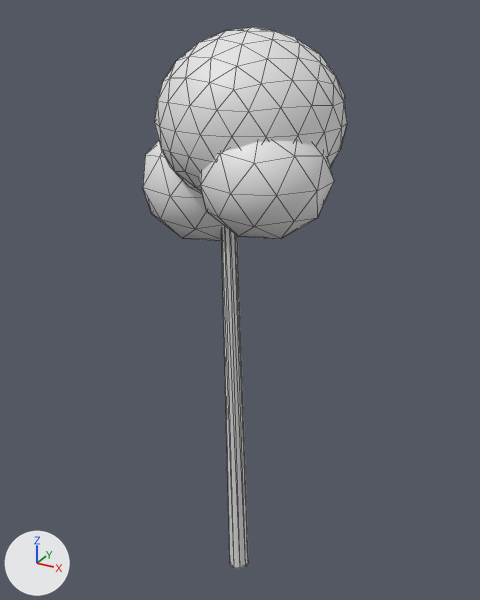
An edit to the glTF model assets/models/tree_birch.glb, drawn before and after from the same camera.
Both versions are drawn from a camera (50 mm lens) standing at (5.09, -9.04, 10.56) and looking at (-0.08, 0.36, 5.86). Arrows for +X, +Y and +Z are at lower left; the lights stay in place. The picture after the commit comes second. Mesh edges are drawn as thin lines. Vertices at exactly the same position are counted once.

Objects in the first picture: 'leaves', 'wood'.
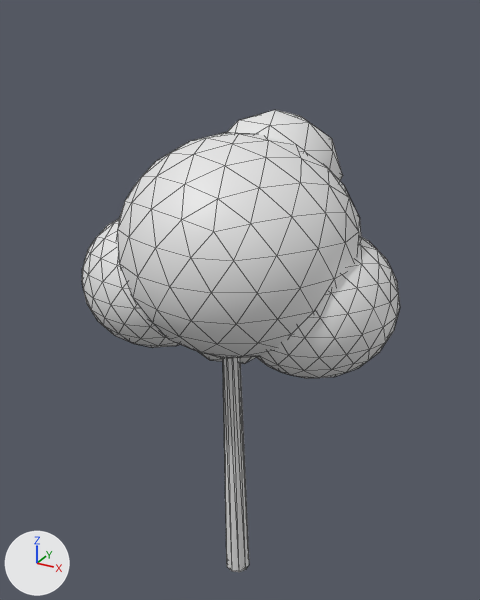
Where the change shows, as pixel boxes (x1, y1, x2, y2) in the pictures (480 x 600 px; the box of a moved part takes in the faces that stretch with it):
'leaves', reshaped (56% wider, 25% taller): before (143, 27, 347, 241); after (82, 110, 400, 378)
'wood', reshaped: before (221, 226, 248, 569); after (223, 358, 249, 572)
part 1 of me_leaves, added: after (116, 132, 362, 358)
part 2 of me_leaves, added: after (257, 237, 400, 378)
part 3 of me_leaves, added: after (82, 219, 180, 347)
part 4 of me_leaves, moved or reshaped: before (143, 141, 224, 241); after (228, 110, 343, 180)
part 5 of me_leaves, added (mostly hidden): after (197, 351, 256, 363)
part 6 of me_leaves, deleted: before (154, 27, 347, 194)
part 7 of me_leaves, deleted: before (199, 141, 334, 239)

What the commit changed:
me_leaves is used by ob_leaves; location (0.0, 0.0, 0.0).
me_leaves had 246 vertices, 480 faces and spanned x -1.79..1.75, y -1.5..1.55, z 6.87..10.31.
me_leaves now has 570 vertices, 1120 faces and spans x -2.5..2.7, y -2.0..2.2, z 4.56..9.04.
me_leaves part 1: a new loose piece, an icosphere of 320 faces spanning x -1.9..2.1, y -2.0..2.0, z 5.21..8.81.
me_leaves part 2: a new loose piece, an icosphere of 320 faces spanning x -0.1..2.7, y -1.05..1.75, z 4.9..7.42.
me_leaves part 3: a new loose piece, an icosphere of 320 faces spanning x -2.5..0.1, y -1.75..0.85, z 5.19..7.53.
me_leaves part 4: the loose piece of 42 vertices spanning x -1.79..0.39, y -0.75..1.55, z 6.87..8.94 is moved by (0.9, 0.65, 0.1).
me_leaves part 5: a new loose piece, an icosphere of 80 faces spanning x -1.35..0.65, y -0.5..1.6, z 4.56..6.45.
me_leaves part 6: the loose piece of 162 vertices spanning x -1.2..1.7, y -1.35..1.55, z 7.7..10.31 is deleted.
me_leaves part 7: the loose piece of 42 vertices spanning x -0.15..1.75, y -1.5..0.5, z 7.4..9.2 is deleted.
me_wood is used by ob_wood; location (0.0, 0.0, 0.0).
me_wood had 44 vertices, 76 faces and spanned x -0.72..0.83, y -0.53..0.43, z 0.0..8.33.
me_wood now has 68 vertices, 116 faces and spans x -1.23..1.32, y -0.49..1.09, z 0.0..8.02.
me_wood part 8: the loose piece of 20 vertices spanning x -0.19..0.19, y -0.3..0.37, z 0.0..8.01 is rebuilt with 20 vertices and now spans x -0.23..0.23, y -0.27..0.36, z 0.0..5.61.
Other edits to the shape of me_wood do not show in these pictures.
